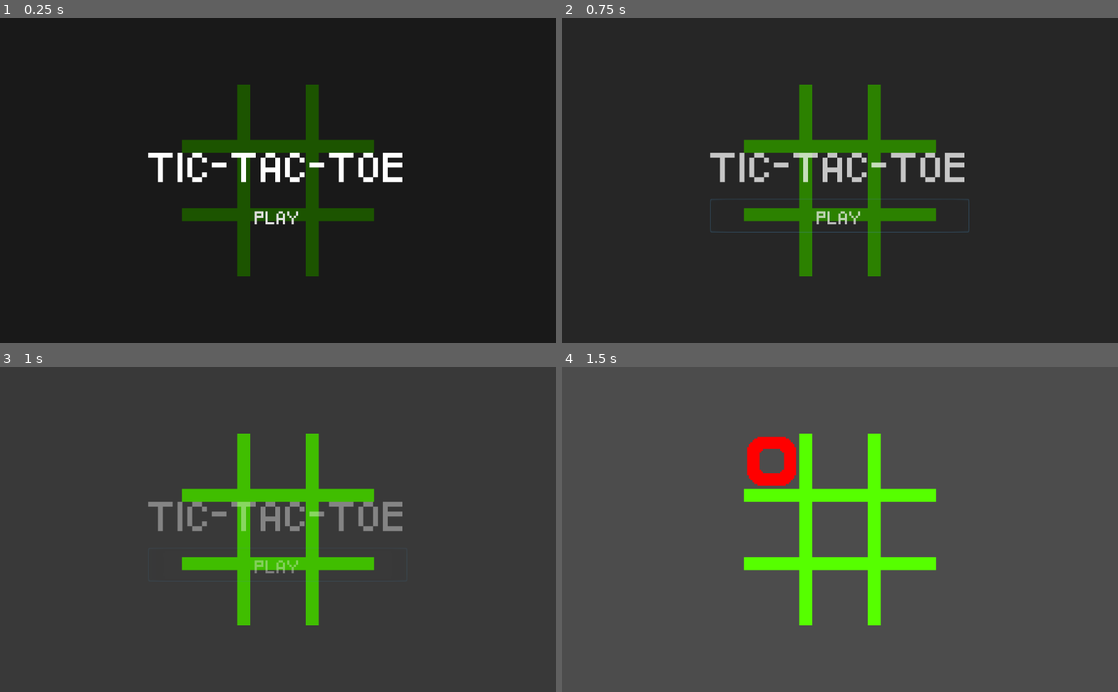
Above: before the commit, frames 1-4 (two rows, left to right).
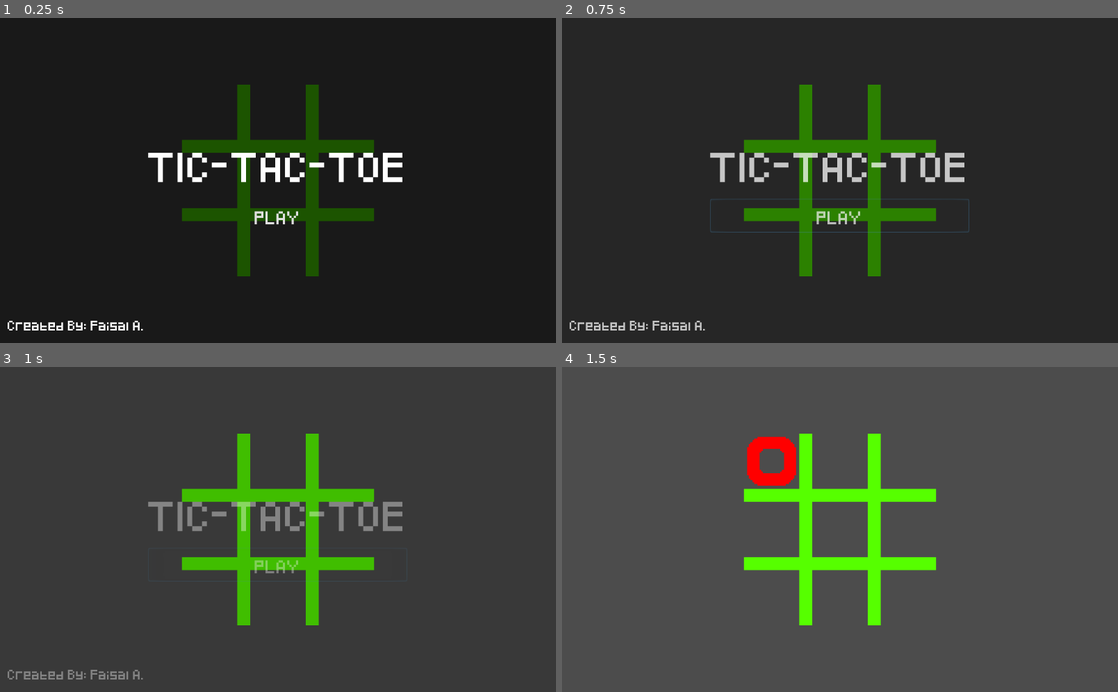
Above: after the commit, the same moments.

Repository: faisaal99/Tic-Tac-Toe
Game: Godot game, scene res://scenes/play_level.tscn
Two runs of this game, one before a commit and one after it. Both use one fixed random seed, a clock stepped at 60 frames per second and the inputs below.
Inputs (mouse positions are in pixels of both pictures, inside the frame that each line leads up to):
- Up to frame 1 (0.25 s): no input
- Up to frame 2 (0.75 s): click "PLAY" at 0.5 s
- Up to frame 3 (1 s): no input
- Up to frame 4 (1.5 s): move the mouse to (773, 461) at 1.27 s; press the mouse at (773, 461) at 1.28 s

The runs differ from the first frame. In frame 1, 0.4% of the frame differs, in the area x 1-26%, y 93-97%; in frame 2, 0.4%; in frame 3, 0.3%; in frame 4, nothing differs.

Commit message:
add credit label

Diff:
--- /dev/null
+++ b/assets/fonts/std_font.tres
@@ -0,0 +1,7 @@
+[gd_resource type="DynamicFont" load_steps=2 format=2]
+
+[ext_resource path="res://assets/fonts/Pixeled.ttf" type="DynamicFontData" id=1]
+
+[resource]
+size = 20
+font_data = ExtResource( 1 )
--- a/scenes/ui_play.tscn
+++ b/scenes/ui_play.tscn
@@ -1,14 +1,15 @@
-[gd_scene load_steps=5 format=2]
+[gd_scene load_steps=6 format=2]
 
 [ext_resource path="res://assets/fonts/Pixeled.ttf" type="DynamicFontData" id=1]
 [ext_resource path="res://scenes/ui_play.gd" type="Script" id=2]
+[ext_resource path="res://assets/fonts/std_font.tres" type="DynamicFont" id=3]
 
 [sub_resource type="DynamicFont" id=1]
 size = 45
 font_data = ExtResource( 1 )
 
 [sub_resource type="DynamicFont" id=2]
-size = 20
+size = 15
 font_data = ExtResource( 1 )
 
 [node name="UI_Play" type="Control"]
@@ -54,7 +55,20 @@
 margin_right = 477.0
 margin_bottom = 192.0
 rect_min_size = Vector2( 0, 40 )
-custom_fonts/font = SubResource( 2 )
+custom_fonts/font = ExtResource( 3 )
 text = "PLAY"
 flat = true
+
+[node name="Label" type="Label" parent="."]
+anchor_top = 1.0
+anchor_bottom = 1.0
+margin_left = 14.0
+margin_top = -56.0
+margin_right = 266.0
+margin_bottom = -14.0
+custom_fonts/font = SubResource( 2 )
+text = "Created By: Faisal A."
+__meta__ = {
+"_edit_use_anchors_": false
+}
 [connection signal="pressed" from="CenterContainer/VBoxContainer/PlayButton" to="." method="_on_play_pressed"]
